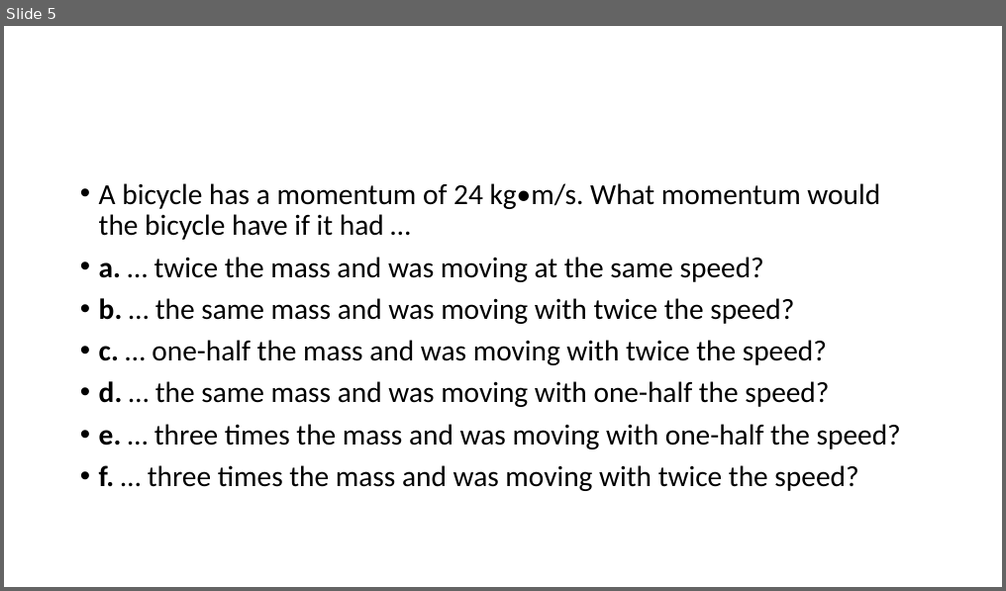
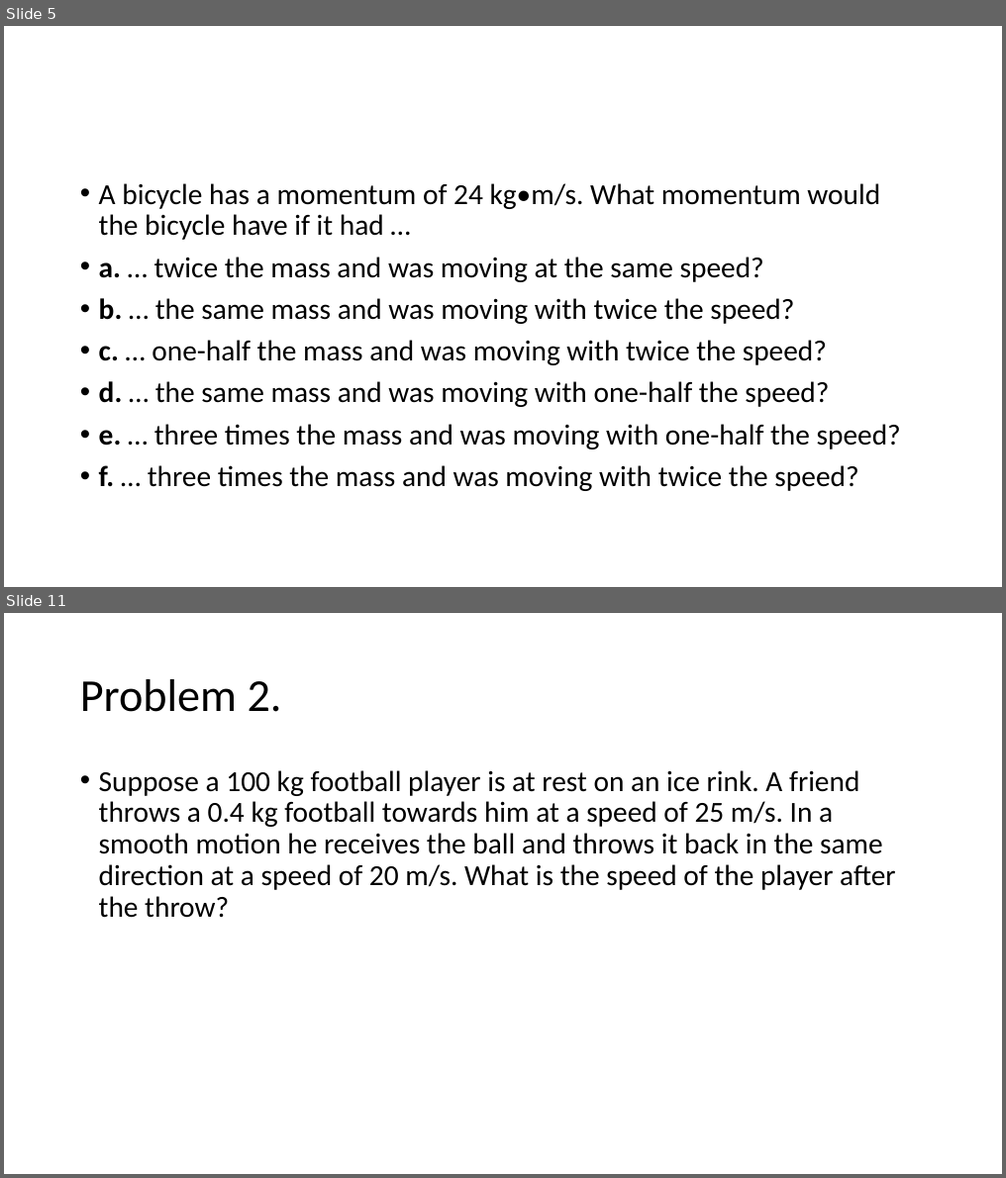
Before and after one commit to acsabai/acsabai.github.io, a slide deck: classes/Physics9ab/downloads/Momentum.pptx. Shown one above the other, each under a label of ours: slide 5 before the commit, slides 5 and 11 after it; the slides between them are not shown. The pictures are 1006x591 and 1006x1178 pixels, drawn with LibreOffice and Linux fonts; fonts in the diff are those of the drawing. Boxes give left, top, right and bottom in pixels: in the first picture for what was removed or moved away, otherwise in the second. Text is boxed around its words. In the diff, an @@ line names an element or a change of style, - is before the commit and + after.

```diff
--- a/classes/Physics9ab/downloads/Momentum.pptx
+++ b/classes/Physics9ab/downloads/Momentum.pptx
@@ slide 11 added at box(4, 613, 1002, 1174), background #FFFFFF @@
@@ title added at box(80, 679, 282, 712), 44 pt, text #000000 @@
+Problem 2.
@@ text added at box(99, 770, 895, 918), 28 pt, text #000000 @@
+• Suppose a 100 kg football player is at rest on an ice rink. A friend throws a 0.4 kg football towards him at a speed of 25 m/s. In a smooth motion he receives the ball and throws it back in the same direction at a speed of 20 m/s. What is the speed of the player after the throw?
```
Also in this commit, not shown: 1 slide changed, 7 other slides added, 2 slides removed.
